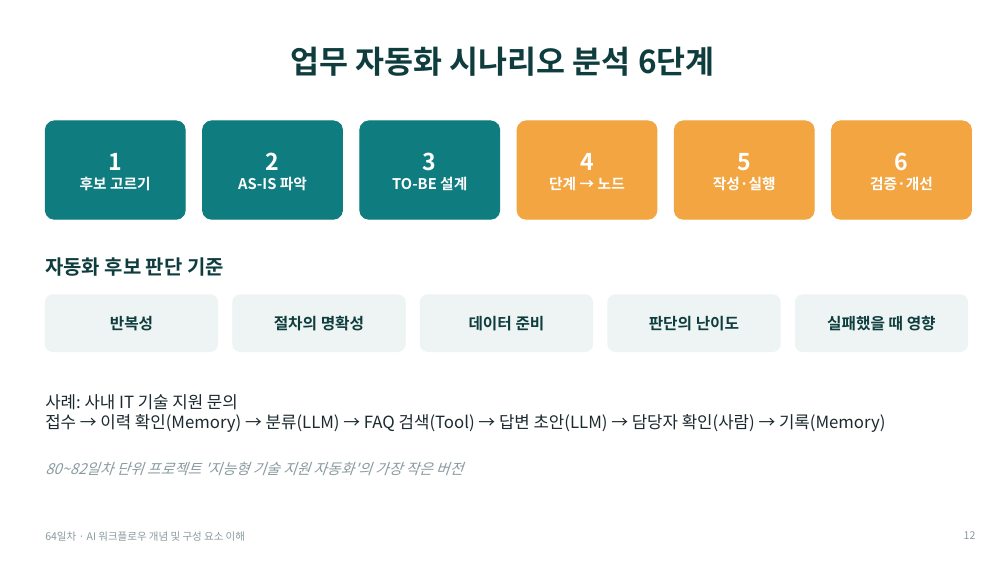
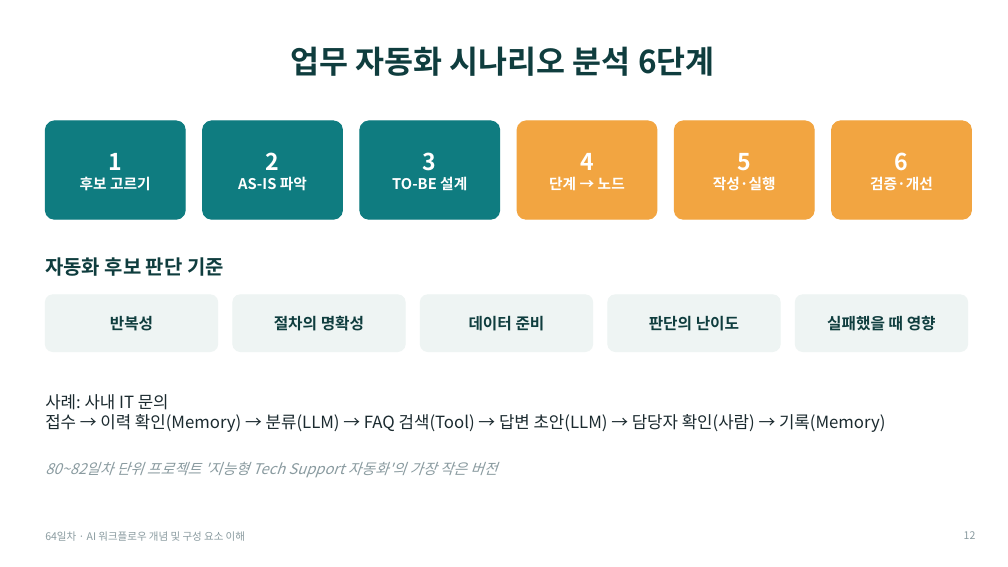
Before and after one commit to haedeuncha/aio-01d4-stu, a slide deck: slide 12 of Lecture/64/00-DAY64-OVERVIEW.pptx. Drawn at 1008x567 pixels with LibreOffice and Linux fonts; fonts in the diff are those of the drawing. Boxes give left, top, right and bottom in pixels: in the first picture for what was removed or moved away, otherwise in the second. Text is boxed around its words. In the diff, an @@ line names an element or a change of style, - is before the commit and + after.

```diff
--- a/Lecture/64/00-DAY64-OVERVIEW.pptx
+++ b/Lecture/64/00-DAY64-OVERVIEW.pptx
@@ text at (45, 394, 169, 410): text changed @@
-사례: 사내 IT 기술 지원 문의
+사례: 사내 IT 문의
@@ text at (45, 462, 497, 477): text changed @@
-80~82일차 단위 프로젝트 '지능형 기술 지원 자동화'의 가장 작은 버전
+80~82일차 단위 프로젝트 '지능형 Tech Support 자동화'의 가장 작은 버전
```
Also in this commit, not shown: 2 other slides changed, 15 other files.
